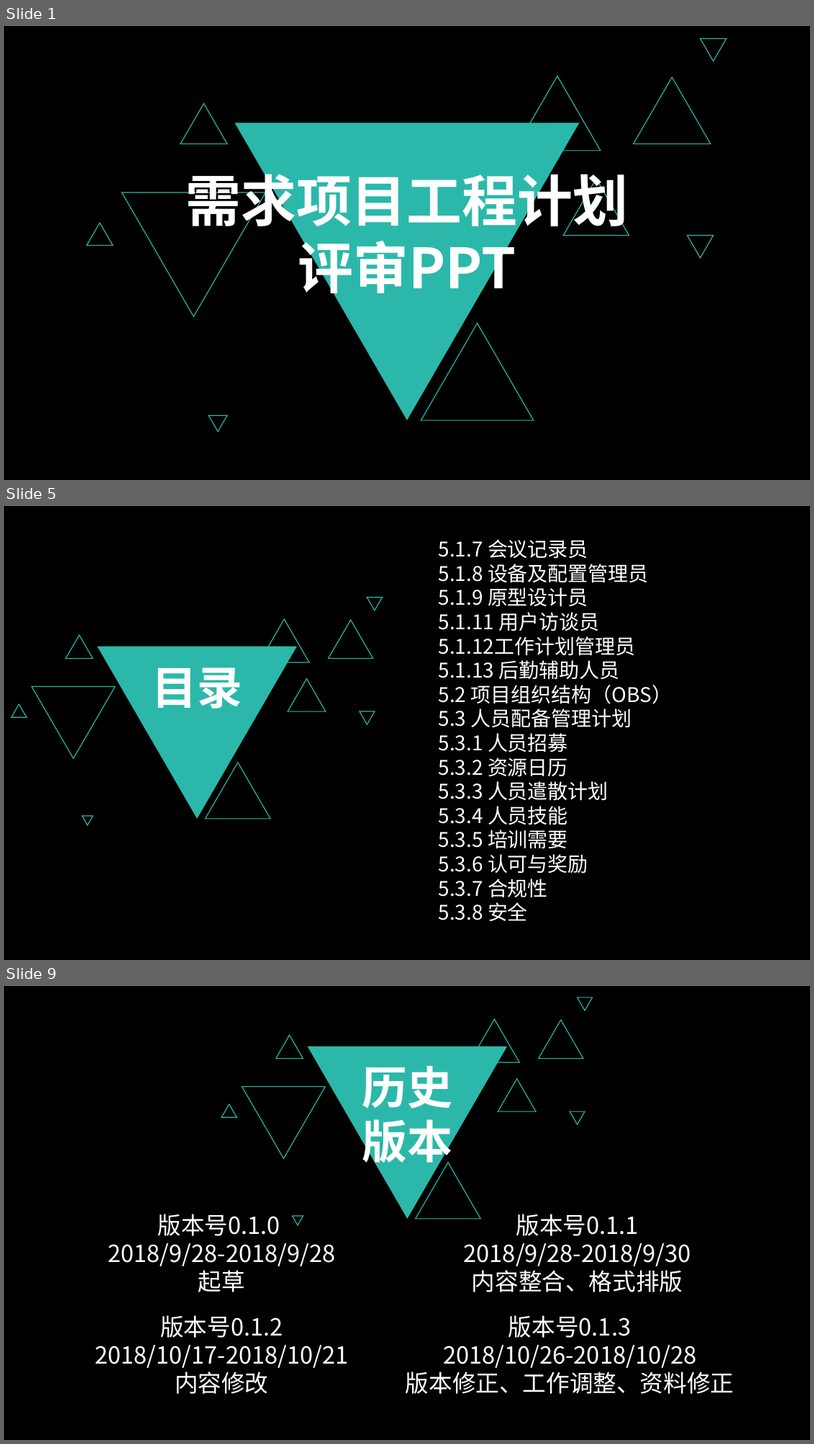
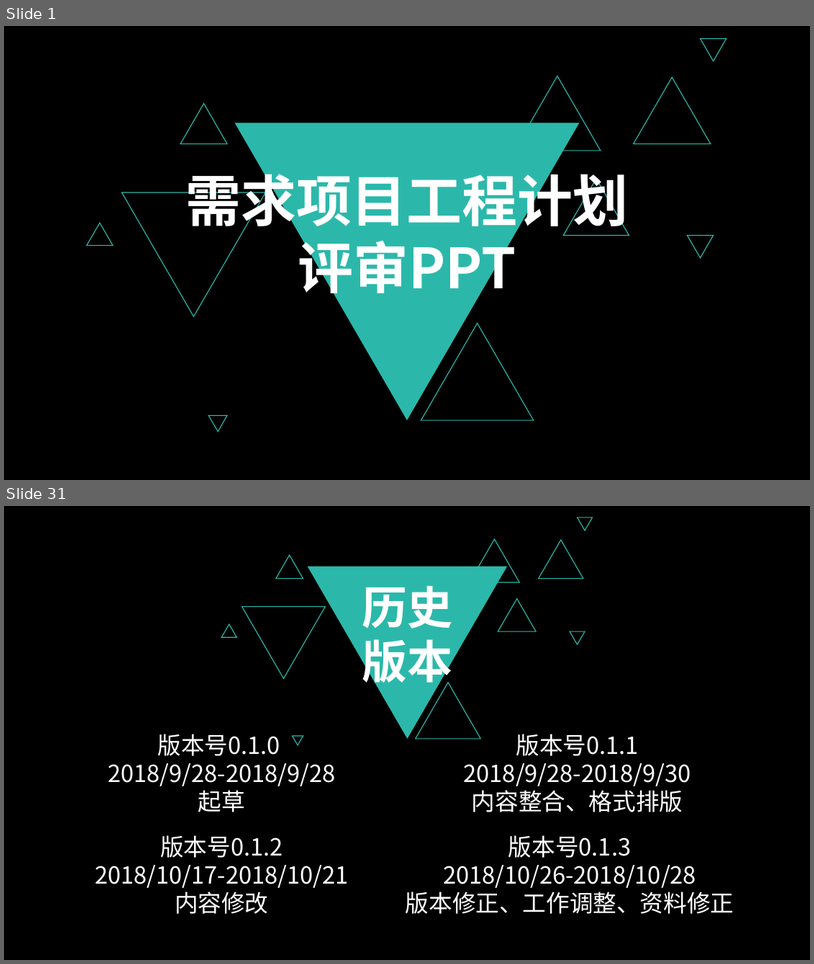
Before and after one commit to PRD2018-G03/PRD2018-G03-SoftwareEngineeringProject, a slide deck: 非受控文档/1_沈启航/PPT/需求项目工程计划评审PPT.pptx. Shown one above the other, each under a label of ours: slides 1, 5 and 9 before the commit, slides 1 and 31 after it; the slides between them are not shown. The pictures are 814x1444 and 814x964 pixels, drawn with LibreOffice and Linux fonts; fonts in the diff are those of the drawing. Boxes give left, top, right and bottom in pixels: in the first picture for what was removed or moved away, otherwise in the second. Text is boxed around its words. In the diff, an @@ line names an element or a change of style, - is before the commit and + after.

```diff
--- a/非受控文档/1_沈启航/PPT/需求项目工程计划评审PPT.pptx
+++ b/非受控文档/1_沈启航/PPT/需求项目工程计划评审PPT.pptx
@@ slide 5 removed at [4,506,810,960], background #000000 @@
@@ text removed at [439,539,672,921] @@
-5.1.7 会议记录员
-5.1.8 设备及配置管理员
-5.1.9 原型设计员
-5.1.11 用户访谈员
-5.1.12工作计划管理员
-5.1.13 后勤辅助人员
-5.2 项目组织结构（OBS）
-5.3 人员配备管理计划
-5.3.1 人员招募
-5.3.2 资源日历
-5.3.3 人员遣散计划
-5.3.4 人员技能
-5.3.5 培训需要
-5.3.6 认可与奖励
-5.3.7 合规性
-5.3.8 安全
@@ group removed at [11,597,383,824]: 11 triangles, 1 text @@
-目录
@@ what was slide 9 is now slide 31 @@
```
Also in this commit, not shown: 2 slides changed, 28 slides added, 5 other slides removed, 1 other file.
